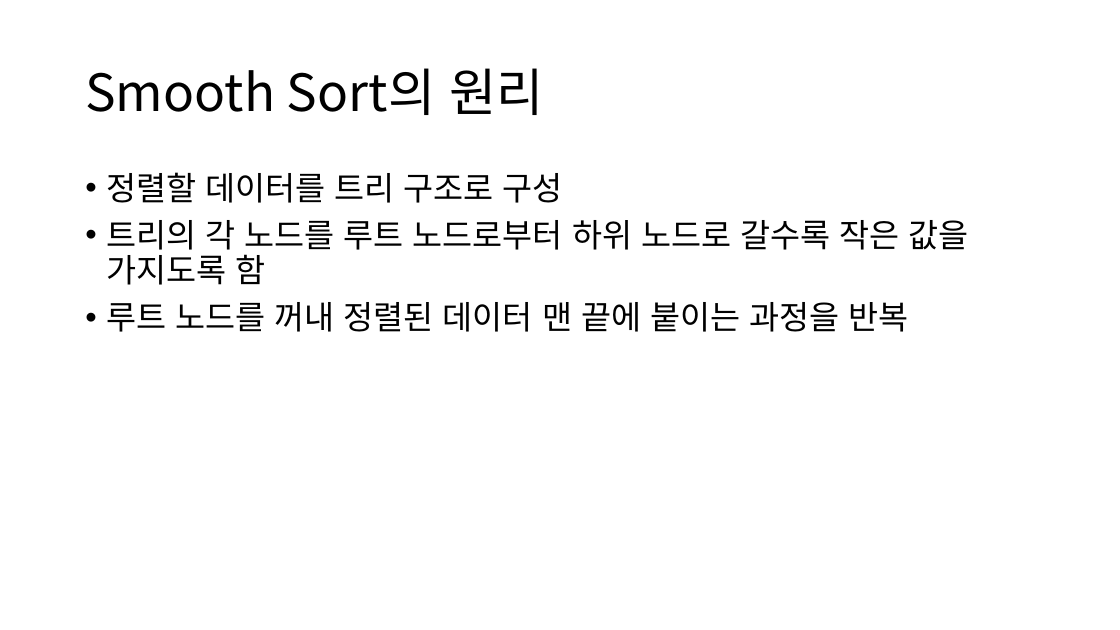
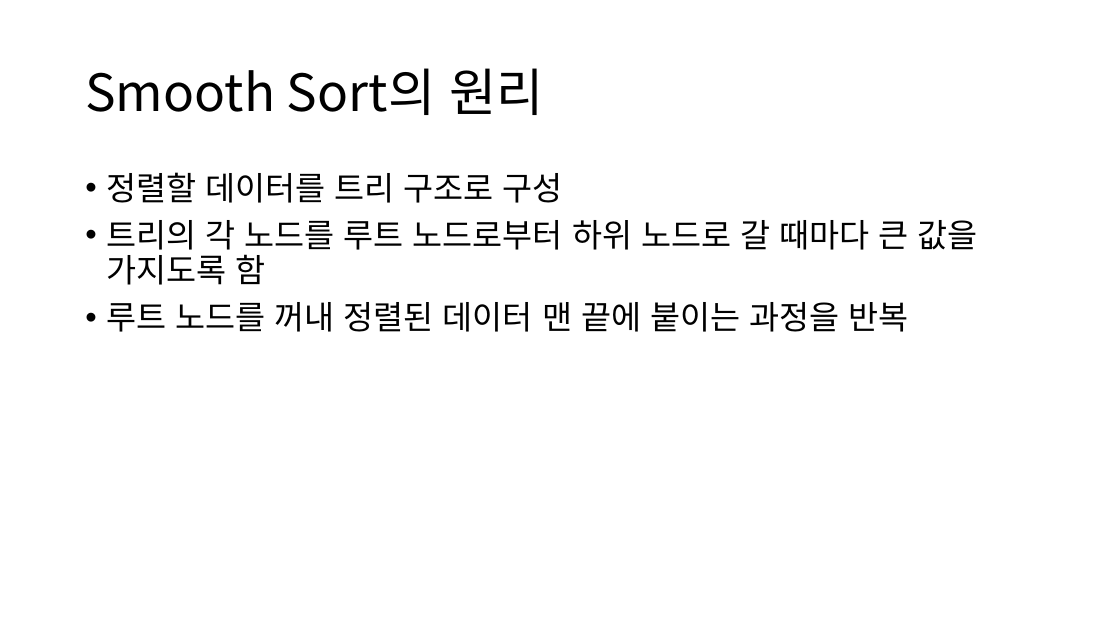
Before and after one commit to clerknek/AlgorithmStudyGroup, a slide deck: slide 7 of Week04/Smooth Sort.pptx (slide 6 before the commit). Drawn at 1120x630 pixels with LibreOffice and Linux fonts; fonts in the diff are those of the drawing. Boxes give left, top, right and bottom in pixels: in the first picture for what was removed or moved away, otherwise in the second. Text is boxed around its words. In the diff, an @@ line names an element or a change of style, - is before the commit and + after.

Commit message:
smooth sort updated

```diff
--- a/Week04/Smooth Sort.pptx
+++ b/Week04/Smooth Sort.pptx
@@ text at [106,220,978,285]: text changed @@
-• 트리의 각 노드를 루트 노드로부터 하위 노드로 갈수록 작은 값을 가지도록 함
+• 트리의 각 노드를 루트 노드로부터 하위 노드로 갈 때마다 큰 값을 가지도록 함
```
Also in this commit, not shown: 2 other slides changed, 1 slide added, 1 other file.
